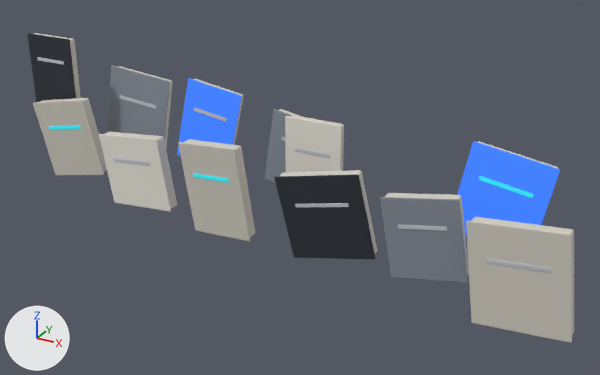
One commit to the glTF model apps/web/public/hero/hero-documents-tablet.glb: the scene before it, then after it.
The view is the same before and after, from a 50 mm lens placed at (5.56, -7.49, 4.3), pointed at (0.93, 0.93, 0.08). Lighting does not change. The marker at lower left points along +X, +Y and +Z. The picture after the commit comes second. Both versions are drawn at frame 120 of the action 'Document 09 Dataset DictionaryAction'; the numbers are the values there.

The first picture shows 'Annual Report spine', 'Contract spine', 'Dataset Dictionary spine', 'Knowledge Notes spine', 'Policy spine', 'Presentation spine', 'Public Filing spine', 'Research Paper spine', 'Scanned Archive spine', 'Spreadsheet spine', 'Support Logs spine', 'Technical Manual spine' and 23 more.
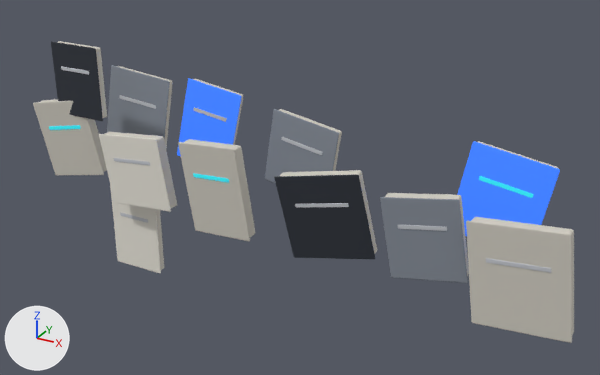
ob_document_01_annual_report is not drawn itself; it is the parent of ob_annual_report_semantic_stripe, ob_annual_report_spine, ob_annual_report_volume.
ob_document_09_dataset_dictionary is not drawn itself; it is the parent of ob_dataset_dictionary_semantic_stripe, ob_dataset_dictionary_spine, ob_dataset_dictionary_volume.

Pixel boxes [x1, y1, x2, y2] of what changed, in the pictures (600 x 375 px):
'Dataset Dictionary spine', moved: before [285, 116, 342, 172]; after [110, 186, 161, 273]
'Annual Report spine', moved: before [27, 33, 76, 102]; after [51, 41, 103, 121]
'Annual Report volume', moved: before [34, 33, 81, 98]; after [59, 41, 107, 118]
'Dataset Dictionary volume', moved: before [290, 115, 344, 171]; after [156, 209, 164, 270]
'Dataset Dictionary semantic stripe', moved: before [295, 148, 330, 158]; after [120, 212, 148, 223]
'Annual Report semantic stripe', moved: before [37, 57, 64, 65]; after [61, 66, 89, 75]
'Scanned Archive spine', unchanged, uncovered by the edit: before [265, 109, 292, 183]; after [265, 109, 339, 183]

Patch to the scene script:
```diff
--- a/apps/web/public/hero/hero-documents-tablet.glb.py
+++ b/apps/web/public/hero/hero-documents-tablet.glb.py
@@ ob_document_01_annual_report @@
 ob_document_01_annual_report = bpy.data.objects.new('Document 01 Annual Report', None)
-ob_document_01_annual_report.location = (-2.937, 0.838, 1.103)
+ob_document_01_annual_report.location = (-2.253, 0.589, 1.119)
 ob_document_01_annual_report.scale = (0.88, 0.36, 0.72)
@@ ob_document_09_dataset_dictionary @@
 ob_document_09_dataset_dictionary = bpy.data.objects.new('Document 09 Dataset Dictionary', None)
-ob_document_09_dataset_dictionary.location = (1.045, 1.12, 0.347)
+ob_document_09_dataset_dictionary.location = (-1.526, 0.665, -0.95)
 ob_document_09_dataset_dictionary.scale = (0.88, 0.36, 0.72)
```
